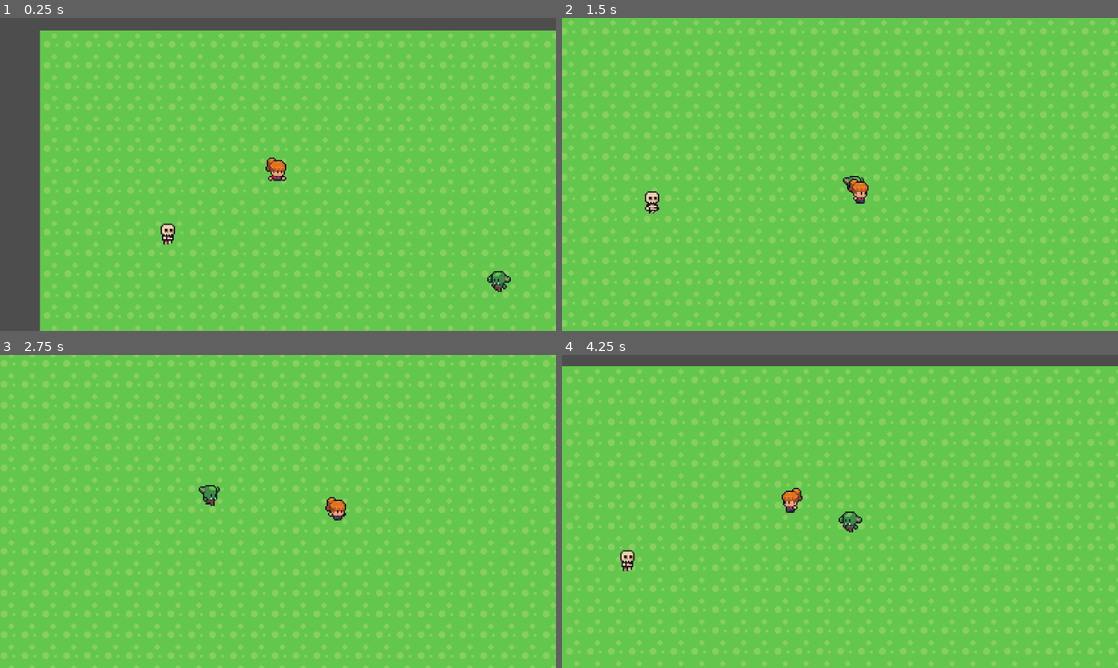
Above: before the commit, frames 1-4 (two rows, left to right).
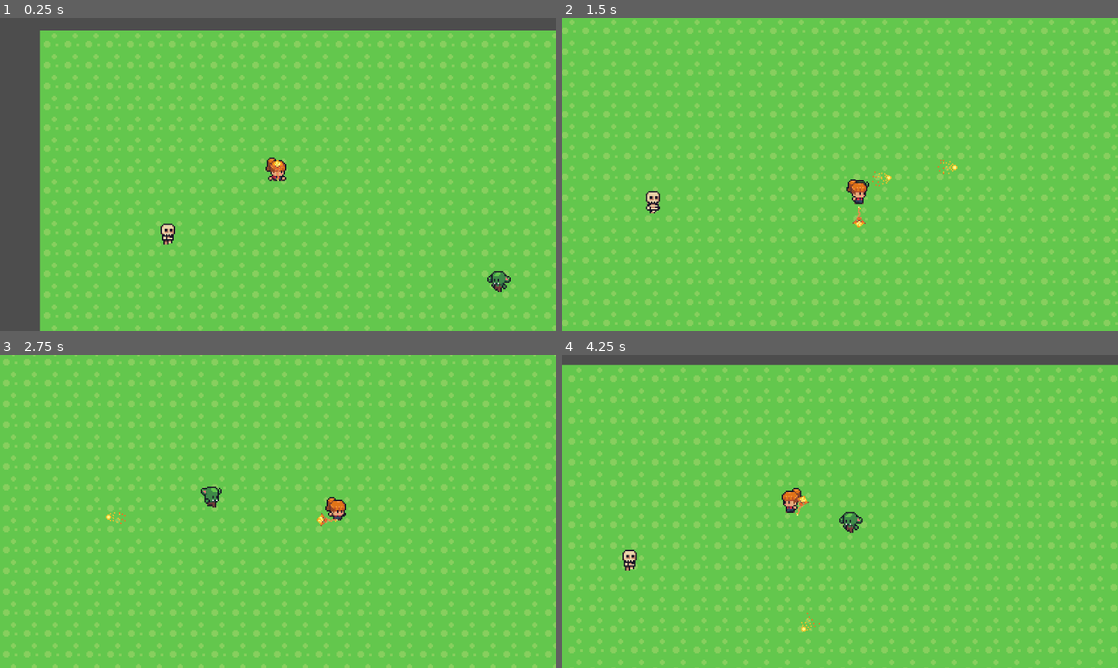
Above: after the commit, the same moments.

Repository: VeuronDev/techcode-team
Game: Godot game, scene res://scenes/levels/main_game.tscn
Two runs of this game, one before a commit and one after it. Both use one fixed random seed, a clock stepped at 60 frames per second and the inputs below.
Inputs (mouse positions are in pixels of both pictures, inside the frame that each line leads up to):
- Up to frame 1 (0.25 s): no input
- Up to frame 2 (1.5 s): move the mouse to (962, 158) at 0.52 s; hold D (move_right) 0.53-1.28 s; tap Space (attack) at 0.6, 1.35 s; move the mouse to (728, 190) at 1.27 s; hold S (move_down) from 1.28 s (still down)
- Up to frame 3 (2.75 s): move the mouse to (333, 442) at 2.02 s; release S (move_down) at 2.03 s; hold D (move_right) from 2.03 s (still down); right-click (333, 442) at 2.1 s; tap Space (attack) at 2.3 s
- Up to frame 4 (4.25 s): move the mouse to (812, 574) at 2.77 s; release D (move_right) at 2.78 s; hold W (move_up) 2.78-3.53 s; tap Space (attack) at 2.85, 3.6 s; move the mouse to (1006, 558) at 3.52 s; hold A (move_left) from 3.53 s (still down)

The runs differ from the first frame. In frame 1, less than 0.1% of the frame differs, in the area x 48-52%, y 45-53%; in frame 2, 6.7%; in frame 3, 15%; in frame 4, 16%, in the area x 0-100%, y 3-100%.

Commit message:
adding wand that cast fireball

Diff:
--- a/scenes/characters/player.tscn
+++ b/scenes/characters/player.tscn
@@ -451,6 +451,8 @@
 
 [node name="Player" type="CharacterBody2D"]
 z_index = 5
+collision_layer = 2
+collision_mask = 2
 script = ExtResource("1_yewv4")
 
 [node name="player_sheet" type="AnimatedSprite2D" parent="."]
--- /dev/null
+++ b/scenes/fireball.tscn
@@ -0,0 +1,73 @@
+[gd_scene load_steps=11 format=3 uid="uid://bv7cvtecypf6m"]
+
+[ext_resource type="Script" uid="uid://dxeh6jyn8ibdt" path="res://scripts/fireball.gd" id="1_1gl40"]
+[ext_resource type="Texture2D" uid="uid://b12eg0auwxdfv" path="res://assests/Weapons/magic_bullet.png" id="1_3s14c"]
+
+[sub_resource type="CircleShape2D" id="CircleShape2D_mi4h5"]
+radius = 2.0
+
+[sub_resource type="AtlasTexture" id="AtlasTexture_1gl40"]
+atlas = ExtResource("1_3s14c")
+region = Rect2(0, 0, 16, 16)
+
+[sub_resource type="AtlasTexture" id="AtlasTexture_cb14k"]
+atlas = ExtResource("1_3s14c")
+region = Rect2(16, 0, 16, 16)
+
+[sub_resource type="AtlasTexture" id="AtlasTexture_7kba2"]
+atlas = ExtResource("1_3s14c")
+region = Rect2(32, 0, 16, 16)
+
+[sub_resource type="AtlasTexture" id="AtlasTexture_43lgj"]
+atlas = ExtResource("1_3s14c")
+region = Rect2(48, 0, 16, 16)
+
+[sub_resource type="AtlasTexture" id="AtlasTexture_vqoxj"]
+atlas = ExtResource("1_3s14c")
+region = Rect2(64, 0, 16, 16)
+
+[sub_resource type="AtlasTexture" id="AtlasTexture_86oub"]
+atlas = ExtResource("1_3s14c")
+region = Rect2(80, 0, 16, 16)
+
+[sub_resource type="SpriteFrames" id="SpriteFrames_qaphm"]
+animations = [{
+"frames": [{
+"duration": 1.0,
+"texture": SubResource("AtlasTexture_1gl40")
+}, {
+"duration": 1.0,
+"texture": SubResource("AtlasTexture_cb14k")
+}, {
+"duration": 1.0,
+"texture": SubResource("AtlasTexture_7kba2")
+}, {
+"duration": 1.0,
+"texture": SubResource("AtlasTexture_43lgj")
+}, {
+"duration": 1.0,
+"texture": SubResource("AtlasTexture_vqoxj")
+}, {
+"duration": 1.0,
+"texture": SubResource("AtlasTexture_86oub")
+}],
+"loop": true,
+"name": &"fly",
+"speed": 18.0
+}]
+
+[node name="Fireball" type="Area2D"]
+scale = Vector2(3, 3)
+script = ExtResource("1_1gl40")
+
+[node name="CollisionShape2D" type="CollisionShape2D" parent="."]
+shape = SubResource("CircleShape2D_mi4h5")
+
+[node name="AnimatedSprite2D" type="AnimatedSprite2D" parent="."]
+position = Vector2(-6, 0)
+sprite_frames = SubResource("SpriteFrames_qaphm")
+animation = &"fly"
+autoplay = "fly"
+frame_progress = 0.11552198
+
+[connection signal="body_entered" from="." to="." method="_on_body_entered"]
--- a/scenes/levels/main_game.tscn
+++ b/scenes/levels/main_game.tscn
@@ -1,9 +1,10 @@
-[gd_scene load_steps=7 format=3 uid="uid://bpvkjkn2a15is"]
+[gd_scene load_steps=8 format=3 uid="uid://bpvkjkn2a15is"]
 
 [ext_resource type="Texture2D" uid="uid://dj7uugrja4dqq" path="res://assests/tileset/spr_tileset_sunnysideworld_16px.png" id="1_valbi"]
 [ext_resource type="PackedScene" uid="uid://of0cy65lonem" path="res://scenes/characters/skeleton.tscn" id="1_viahy"]
 [ext_resource type="PackedScene" uid="uid://c5f38ojmtakna" path="res://scenes/characters/player.tscn" id="2_viahy"]
-[ext_resource type="PackedScene" uid="uid://lfyu1yg8d32c" path="res://scenes/characters/Goblin.tscn" id="4_3bnjd"]
+[ext_resource type="PackedScene" uid="uid://d050m3id42t7u" path="res://scenes/wand.tscn" id="3_p85sk"]
+[ext_resource type="PackedScene" uid="uid://lfyu1yg8d32c" path="res://scenes/characters/goblin.tscn" id="4_3bnjd"]
 
 [sub_resource type="TileSetAtlasSource" id="TileSetAtlasSource_3bnjd"]
 texture = ExtResource("1_valbi")
@@ -1768,6 +1769,8 @@
 position_smoothing_enabled = true
 position_smoothing_speed = 4.0
 
+[node name="Wand" parent="Player" instance=ExtResource("3_p85sk")]
+
 [node name="Skeleton" parent="." instance=ExtResource("1_viahy")]
 position = Vector2(-17, 456)
 
--- /dev/null
+++ b/scenes/wand.tscn
@@ -0,0 +1,12 @@
+[gd_scene load_steps=3 format=3 uid="uid://d050m3id42t7u"]
+
+[ext_resource type="Script" uid="uid://bv8wmowiu54m5" path="res://scripts/wand.gd" id="1_ran2g"]
+[ext_resource type="Texture2D" uid="uid://bdirohefc0c5t" path="res://assests/Weapons/wand.png" id="2_bsfy4"]
+
+[node name="Wand" type="Node2D"]
+script = ExtResource("1_ran2g")
+
+[node name="Sprite2D" type="Sprite2D" parent="."]
+position = Vector2(-1, -24)
+scale = Vector2(3, 3)
+texture = ExtResource("2_bsfy4")
--- /dev/null
+++ b/scripts/fireball.gd
@@ -0,0 +1,16 @@
+extends Area2D
+
+const FLYSPEED = 600
+const  LIFETIME = 2.0
+
+var direction: Vector2 = Vector2.RIGHT
+
+func _ready():
+	await get_tree().create_timer(LIFETIME).timeout
+	queue_free()
+
+func _physics_process(delta):
+	global_position += direction * FLYSPEED * delta
+
+func _on_body_entered(body):
+	queue_free()
--- /dev/null
+++ b/scripts/wand.gd
@@ -0,0 +1,24 @@
+extends Node2D
+
+const FIREBALL = preload("uid://bv7cvtecypf6m")
+
+const BASEFIRERATE = 0.2
+const BASEBULLETSPEED = 600
+
+var can_cast = true
+
+func _process(delta):
+	if Input.is_action_just_pressed("attack") and can_cast:
+		cast()
+		look_at(get_global_mouse_position())
+
+func cast():
+	can_cast = false
+	var bullet = FIREBALL.instantiate()
+	get_tree().current_scene.add_child(bullet)
+	bullet.global_position = global_position
+	bullet.rotation = rotation
+	bullet.direction = Vector2.RIGHT.rotated(rotation)
+
+	await get_tree().create_timer(BASEFIRERATE).timeout
+	can_cast = true
Binary file added: assests/Weapons/magic_bullet.png
Not shown, added: assests/Weapons/magic_bullet.png.import
Binary file added: assests/Weapons/wand.png
Not shown, added: assests/Weapons/wand.png.import
Not shown, changed: assests/characters/Goblin/spr_attack_strip10.png.import
Not shown, changed: assests/characters/Goblin/spr_death_strip13.png.import
Not shown, changed: assests/characters/Goblin/spr_hurt_strip8.png.import
Not shown, changed: assests/characters/Goblin/spr_run_strip8.png.import
Not shown, changed: assests/characters/Skeleton/skeleton_hurt_strip7.png.import
Not shown, changed: assests/characters/Skeleton/skeleton_idle_strip6.png.import
Not shown, added: assests/characters/goblin/goblin_run.png.import
Not shown, added: assests/characters/goblin/goblin_walk.png.import
(and 4 more such lines)
